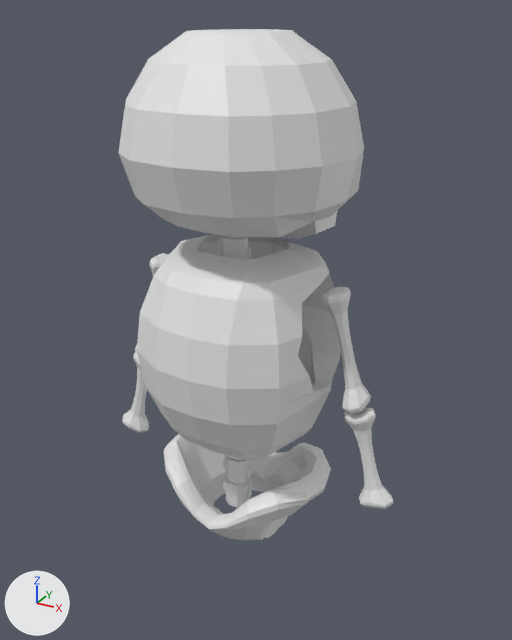
The Blender file Resources/Assets/AssetsWorkspace/Player.blend: old version first, new version second.
Both versions are drawn from a 50 mm lens placed at (3.41, -5.75, 3.99), pointed at (0.07, 0.31, 0.96). Every picture has the same lights, and +X, +Y and +Z are marked at lower left. The first picture is the older version.

The first picture shows '円柱', '鎧', '頭蓋骨', '骨', '骨.001', '骨盤'.
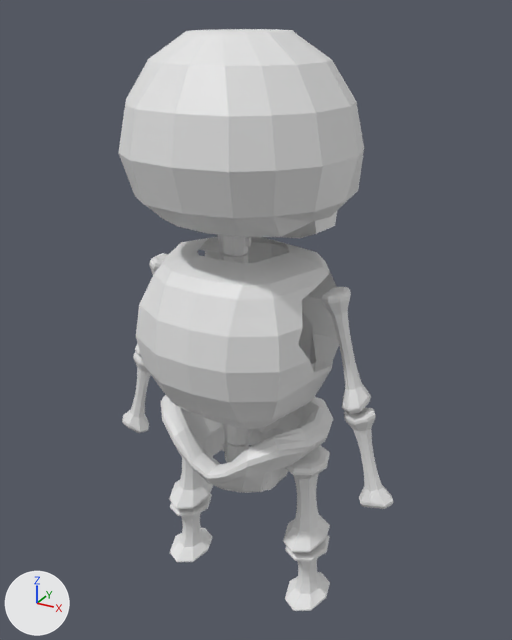
Location of each change, (x1, y1, x2, y2) in pixels of the pictures (512 x 640 px):
'鎧', moved, rescaled (15% shorter): before (137, 234, 340, 460); after (136, 237, 339, 429)
'骨盤', moved: before (164, 434, 331, 541); after (161, 395, 333, 493)
'骨.002', added: after (169, 445, 330, 552)
'骨.003', added: after (170, 493, 330, 611)
'円柱', moved, rescaled (16% shorter): before (218, 235, 252, 508); after (218, 235, 251, 463)

Edits to the bpy script that builds the scene:
```text
Change ob_鎧:
    ob_鎧.location: (0.0, 0.22, 0.78) -> (0.0, 0.22, 0.95)
    ob_鎧.scale: (1.16, 1.16, 1.36) -> (1.16, 1.16, 1.1)
Change ob_骨盤:
    ob_骨盤.location: (0.0, 0.19, -0.68) -> (0.0, 0.19, -0.02)
Change ob_円柱:
    ob_円柱.location: (0.0, 0.0, 0.69) -> (0.0, 0.0, 0.97)
    ob_円柱.scale: (0.709, 0.709, 0.709) -> (0.709, 0.709, 0.606)
Add ob_骨_003:
    ob_骨_003 = bpy.data.objects.new('骨.003', me_円柱_006.copy())  # the mesh of ob_骨_001
    ob_骨_003.location = (-0.82, 0.22, -2.01)
    ob_骨_003.rotation_euler = (0.034, -0.00151, 1.615)  # degrees (1.9, -0.1, 93)
    ob_骨_003.scale = (0.567, 0.561, 0.15)
    _m = ob_骨_003.modifiers.new('ミラー', 'MIRROR')
    _m.mirror_object = ob_鎧
Add ob_骨_002:
    ob_骨_002 = bpy.data.objects.new('骨.002', me_円柱_006.copy())  # the mesh of ob_骨_001
    ob_骨_002.location = (-0.77, 0.22, -1.01)
    ob_骨_002.rotation_euler = (0.034, -0.00151, 1.615)  # degrees (1.9, -0.1, 93)
    ob_骨_002.scale = (0.567, 0.553, 0.213)
    _m = ob_骨_002.modifiers.new('ミラー', 'MIRROR')
    _m.mirror_object = ob_鎧
```
